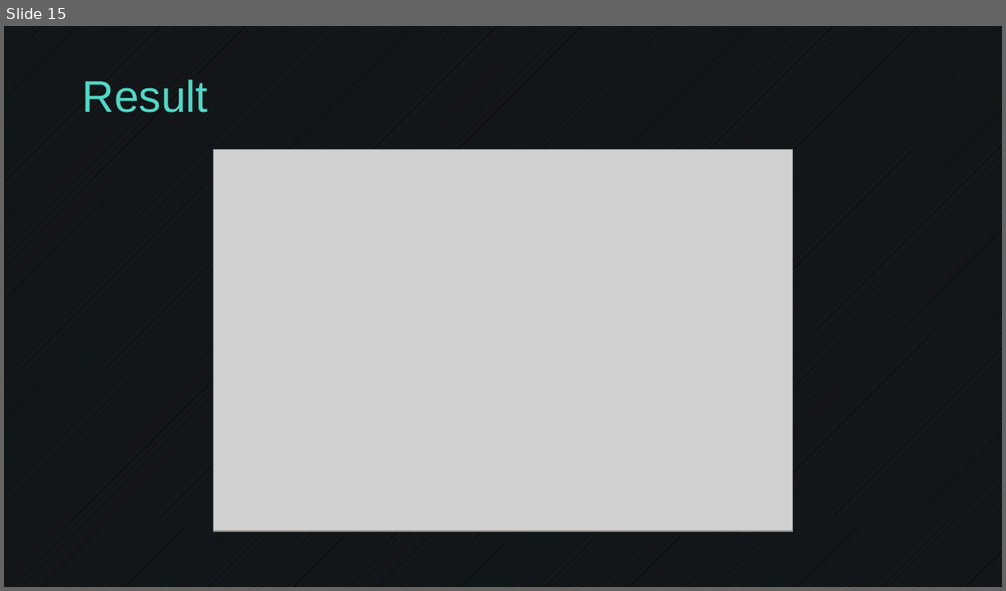
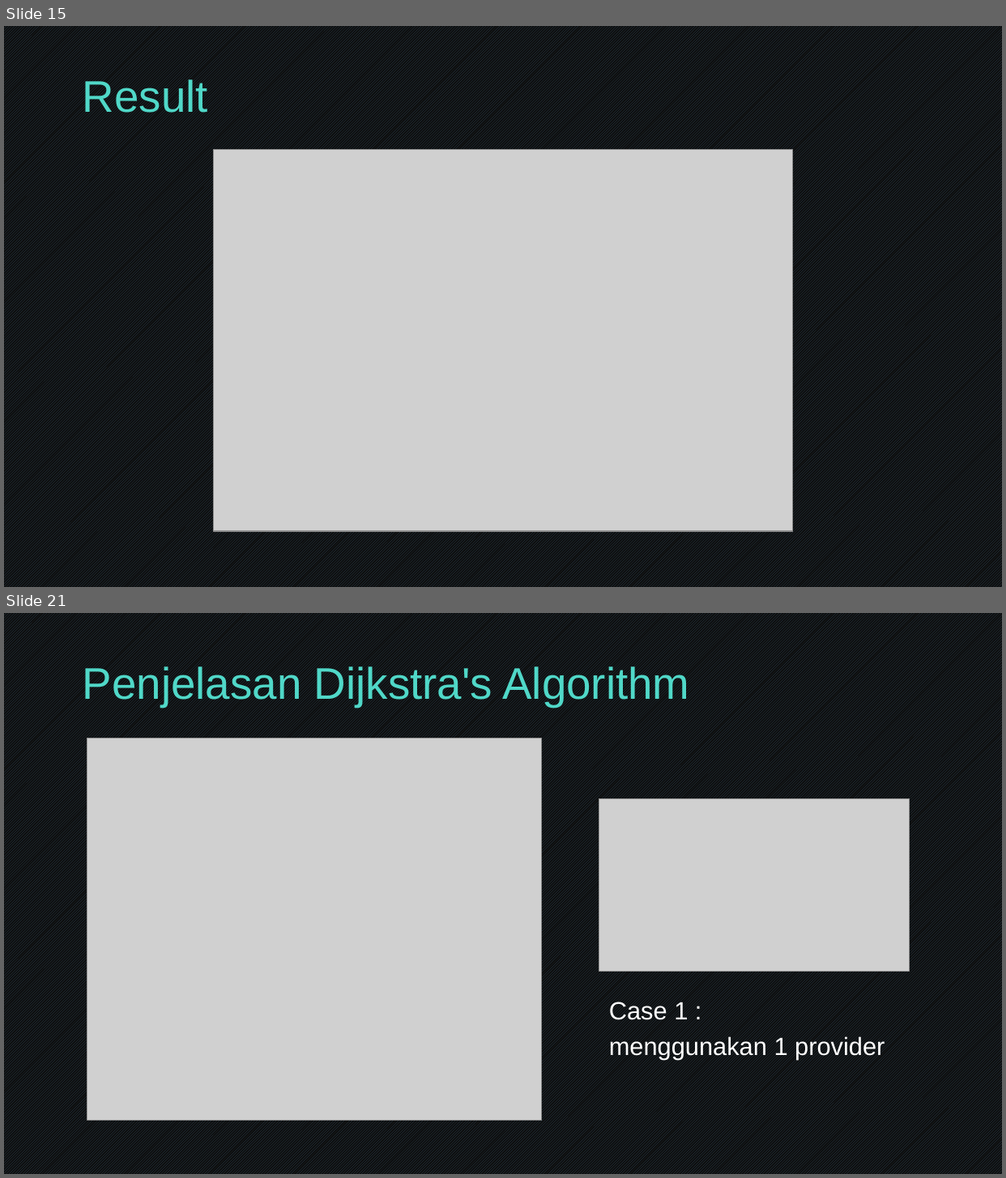
Before and after one commit to dellahera/Transportation-Management, a slide deck: Presentasi Final Project.pptx. Shown one above the other, each under a label of ours: slide 15 before the commit, slides 15 and 21 after it; the slides between them are not shown. The pictures are 1006x591 and 1006x1178 pixels, drawn with LibreOffice and Linux fonts; fonts in the diff are those of the drawing; grey boxes stand for pictures; background and template pictures are left out. Boxes give left, top, right and bottom in pixels: in the first picture for what was removed or moved away, otherwise in the second. Text is boxed around its words. In the diff, an @@ line names an element or a change of style, - is before the commit and + after.

Commit message:
add dijkstra to ppt

```diff
--- a/Presentasi Final Project.pptx
+++ b/Presentasi Final Project.pptx
@@ slide 21 added at [4, 613, 1002, 1174], background #FFFFFF; not listed: 1 template element that a slide beside it also shows @@
@@ title added at [83, 666, 689, 707], 32 pt, text #50D8C8 @@
+Penjelasan Dijkstra's Algorithm
@@ picture added at [87, 739, 541, 1121] @@
@@ picture added at [599, 798, 908, 971] @@
@@ text added at [609, 1002, 884, 1060], 18 pt, text #FFFFFF @@
+Case 1 :
+menggunakan 1 provider
```
Also in this commit, not shown: 1 slide changed, 6 other slides added.
